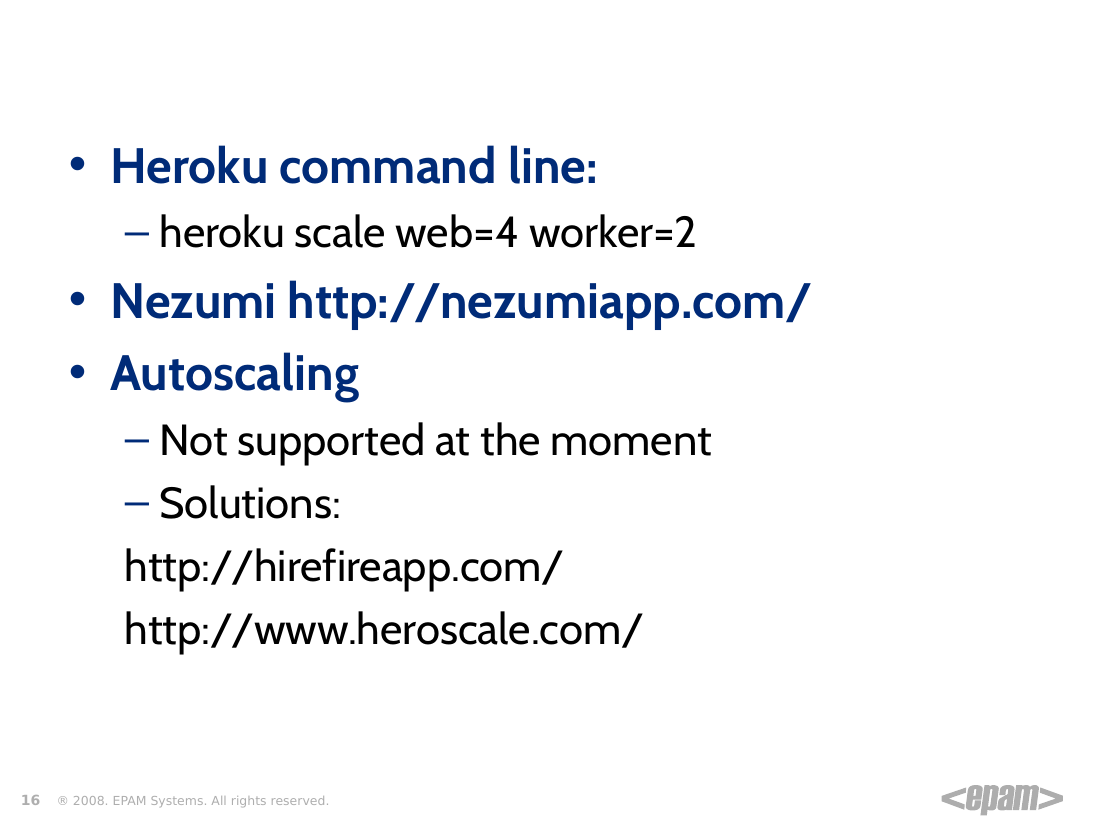
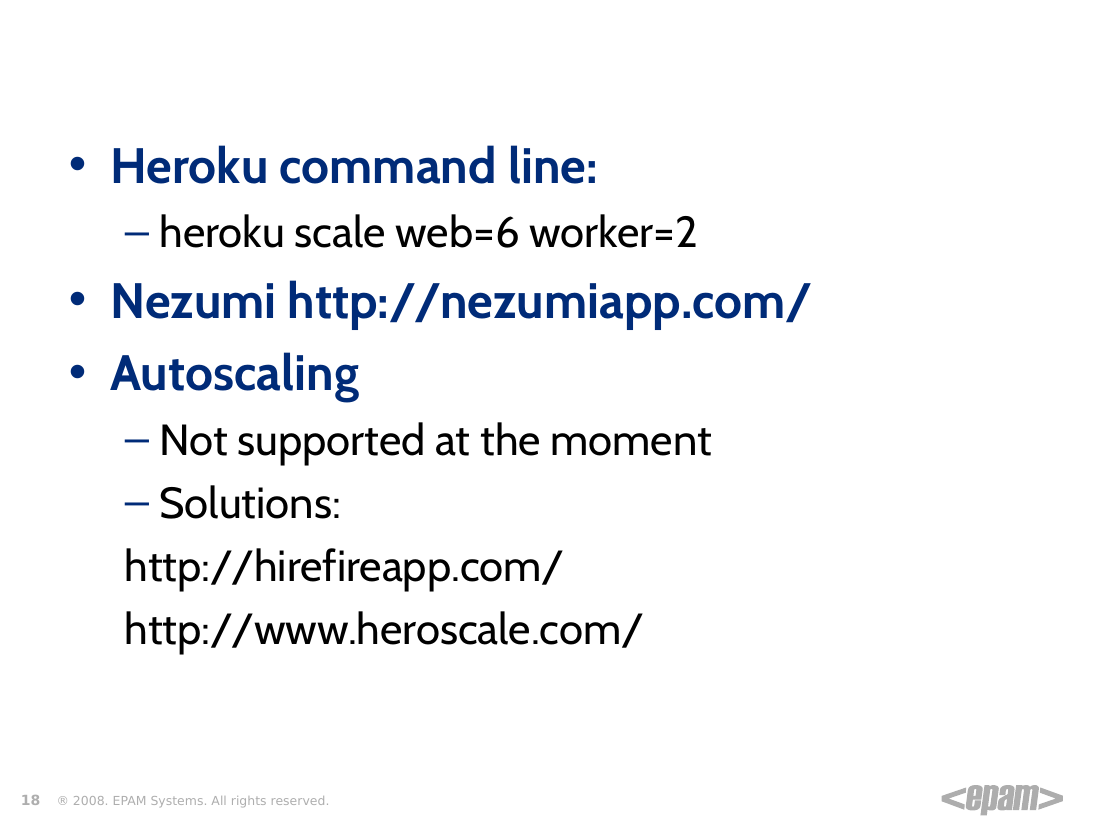
Before and after one commit to zgorbe/Heroku-HelloWorld, a slide deck: slide 18 of Heroku.ppt (slide 16 before the commit). Drawn at 1120x840 pixels with LibreOffice and Linux fonts; fonts in the diff are those of the drawing; background and template pictures are left out. Boxes give left, top, right and bottom in pixels: in the first picture for what was removed or moved away, otherwise in the second. Text is boxed around its words. In the diff, an @@ line names an element or a change of style, - is before the commit and + after.

Commit message:
Heroku docs updated

```diff
--- a/Heroku.ppt
+++ b/Heroku.ppt
@@ text at [160,214,698,248]: text changed @@
-  – heroku scale web=4 worker=2
+  – heroku scale web=6 worker=2
```
Also in this commit, not shown: 11 other slides changed, 2 slides added, 1 other file.
